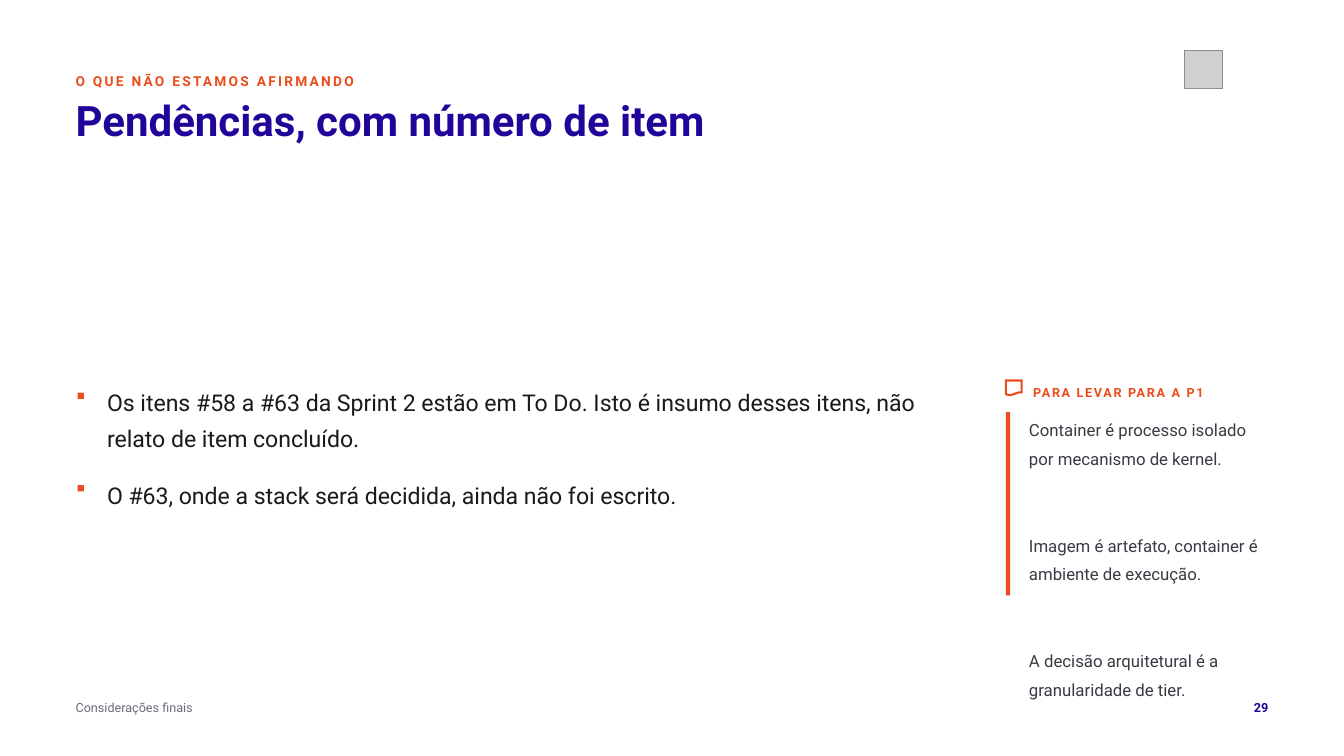
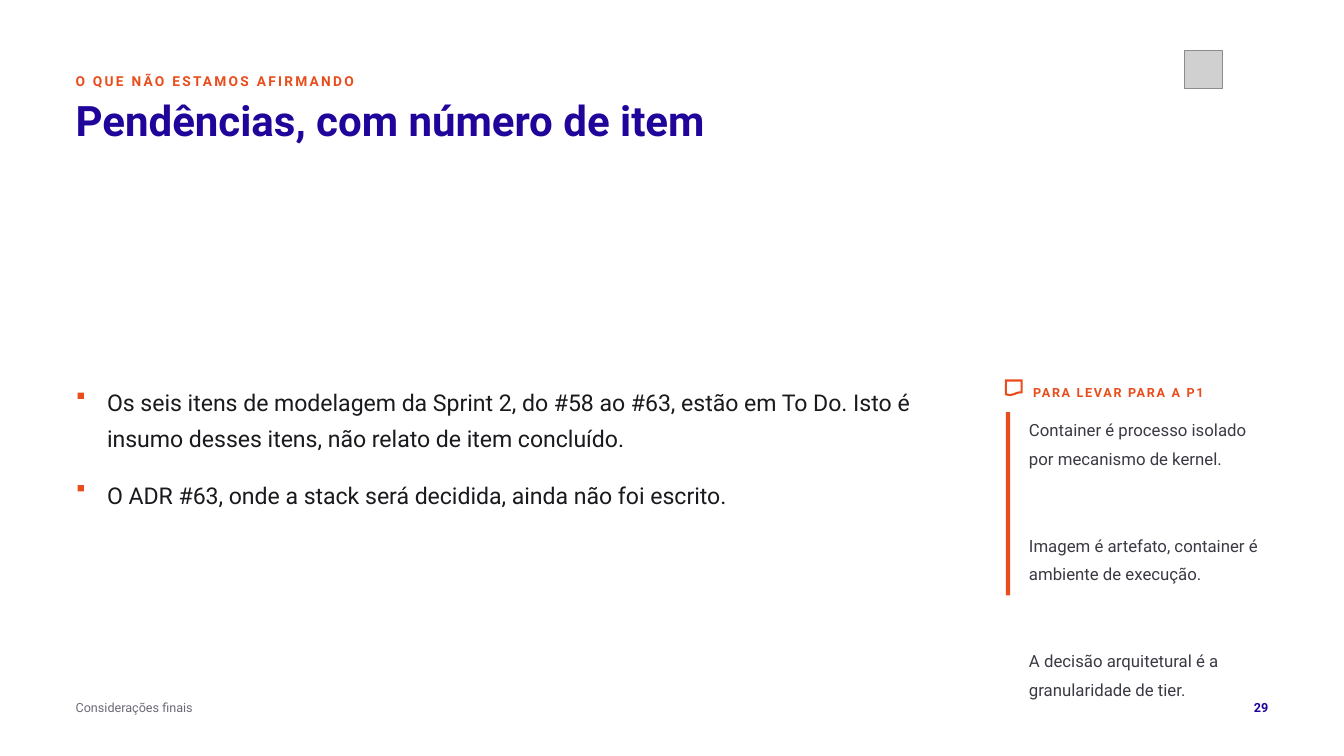
Before and after one commit to tcpassos/invite-app, a slide deck: slide 29 of trabalhos/T1-Docker-Invite-People.pptx. Drawn at 1344x756 pixels with LibreOffice and Linux fonts; fonts in the diff are those of the drawing; grey boxes stand for pictures. Boxes give left, top, right and bottom in pixels: in the first picture for what was removed or moved away, otherwise in the second. Text is boxed around its words. In the diff, an @@ line names an element or a change of style, - is before the commit and + after.

Commit message:
docs: troca os numeros de work item pelo nome do artefato nos slides do T1

```diff
--- a/trabalhos/T1-Docker-Invite-People.pptx
+++ b/trabalhos/T1-Docker-Invite-People.pptx
@@ text at [107, 393, 910, 450]: text changed @@
-Os itens #58 a #63 da Sprint 2 estão em To Do. Isto é insumo desses itens, não relato de item concluído.
+Os seis itens de modelagem da Sprint 2, do #58 ao #63, estão em To Do. Isto é insumo desses itens, não relato de item concluído.
@@ text at [107, 486, 726, 507]: text changed @@
-O #63, onde a stack será decidida, ainda não foi escrito.
+O ADR #63, onde a stack será decidida, ainda não foi escrito.
```
Also in this commit, not shown: 8 other slides changed, 13 other files.
